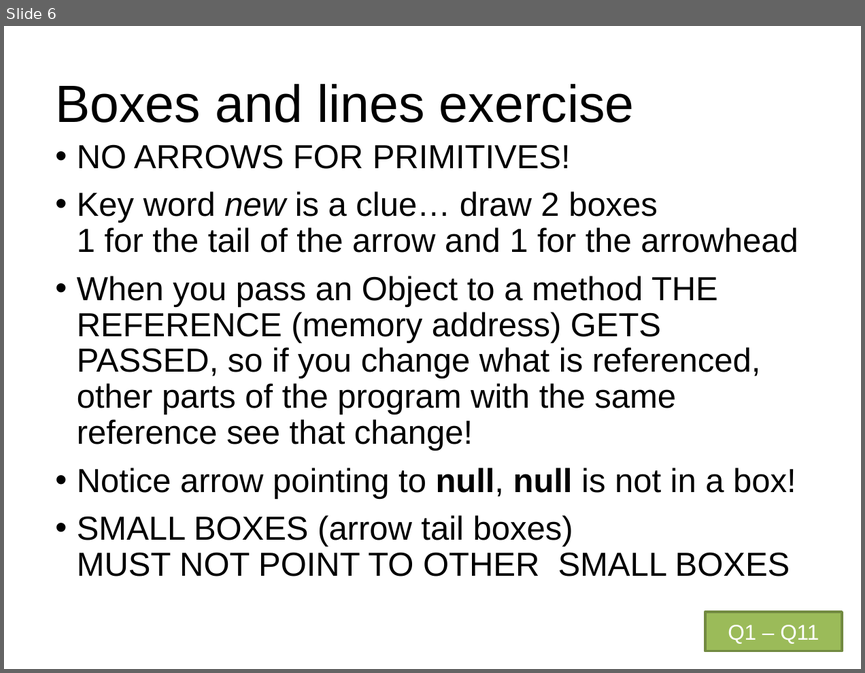
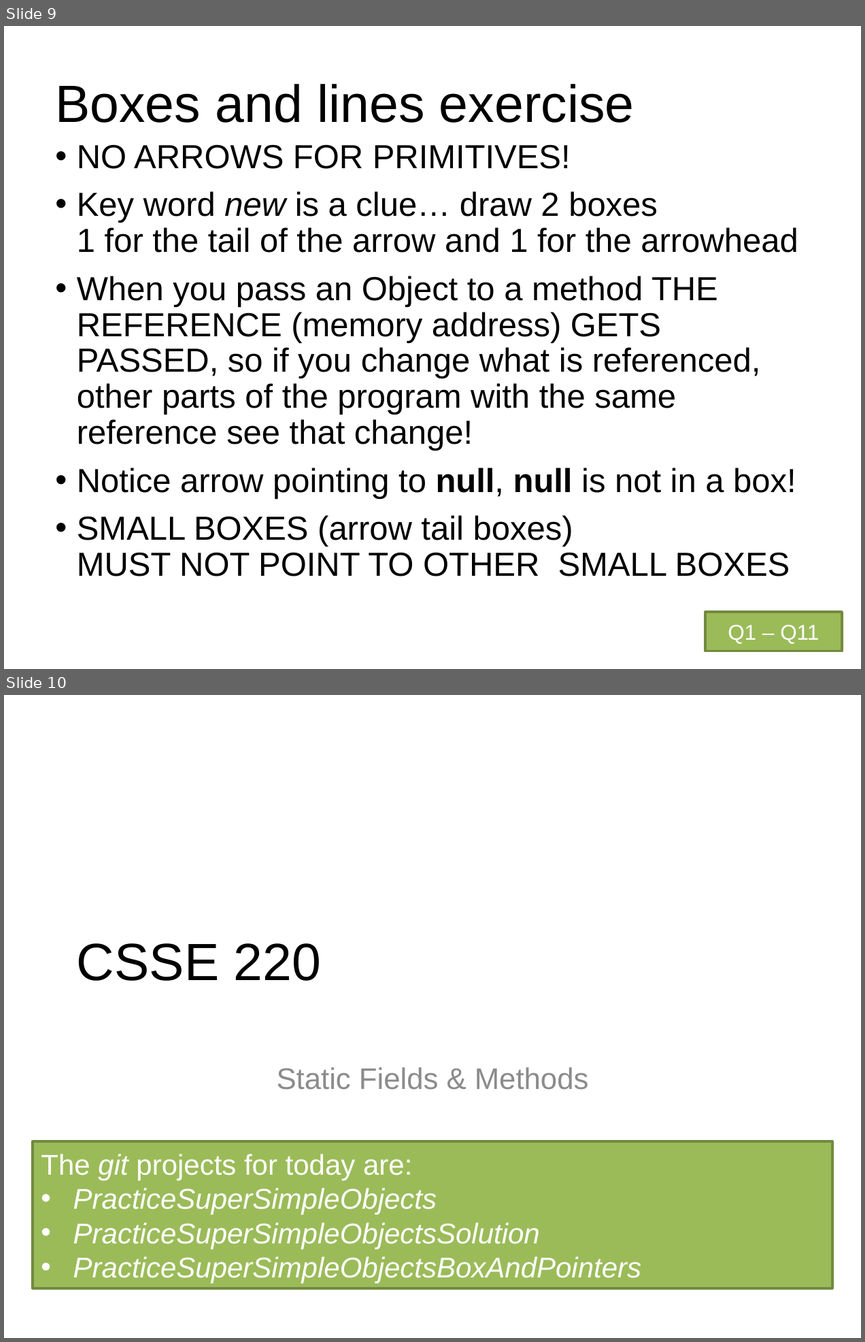
Before and after one commit to RHIT-CSSE/csse220, a slide deck: ClassMaterials/SimpleObjects/Slides/Part2-ObjectRefs.pptx. Shown one above the other, each under a label of ours: slide 6 before the commit, slides 9 and 10 after it. The pictures are 865x673 and 865x1342 pixels, drawn with LibreOffice and Linux fonts; fonts in the diff are those of the drawing. Boxes give left, top, right and bottom in pixels: in the first picture for what was removed or moved away, otherwise in the second. Text is boxed around its words. In the diff, an @@ line names an element or a change of style, - is before the commit and + after.

```diff
--- a/ClassMaterials/SimpleObjects/Slides/Part2-ObjectRefs.pptx
+++ b/ClassMaterials/SimpleObjects/Slides/Part2-ObjectRefs.pptx
@@ slide 10 added at [4,695,861,1338], background #FFFFFF @@
@@ title added at [77,943,321,981], 44 pt, text #000000 @@
+CSSE 220
@@ subtitle added at [277,1067,589,1089], 25 pt, text #8C8C8C @@
+Static Fields & Methods
@@ rectangle added at [33,1141,832,1288], fill #9BBB59, outline #738A42 2 pt, 24 pt, text #FFFFFF, italic @@
+The git projects for today are:
+• PracticeSuperSimpleObjects
+• PracticeSuperSimpleObjectsSolution
+• PracticeSuperSimpleObjectsBoxAndPointers
@@ what was slide 6 is now slide 9 @@
```
Also in this commit, not shown: 16 other slides added, 3 other files.
